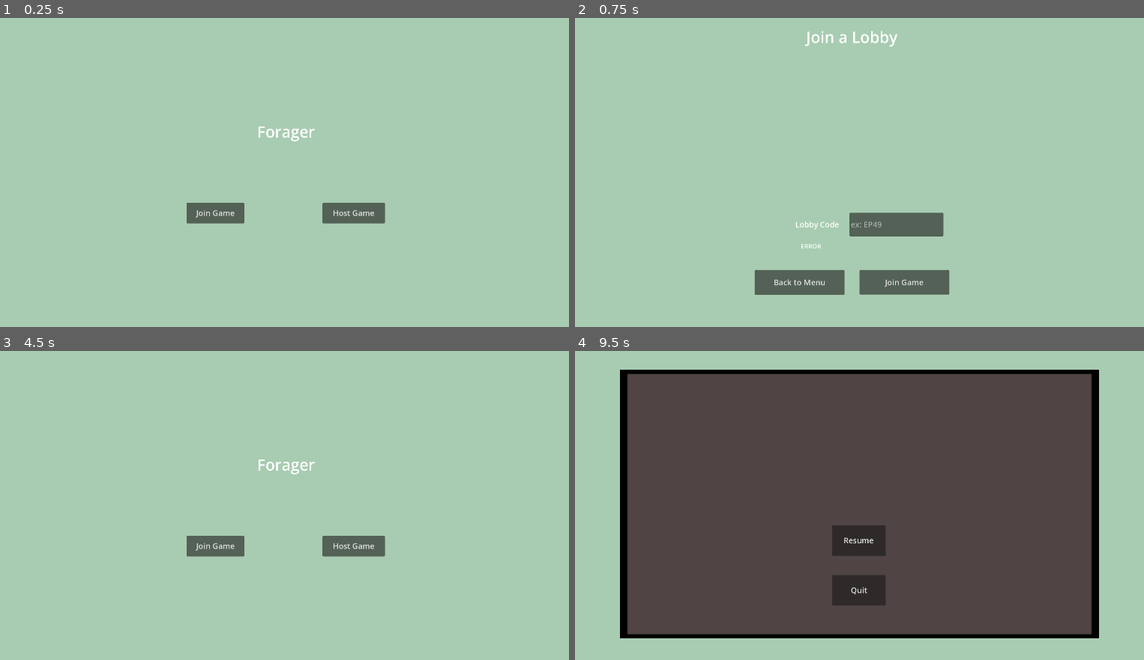
Above: before the commit, frames 1-4 (two rows, left to right).
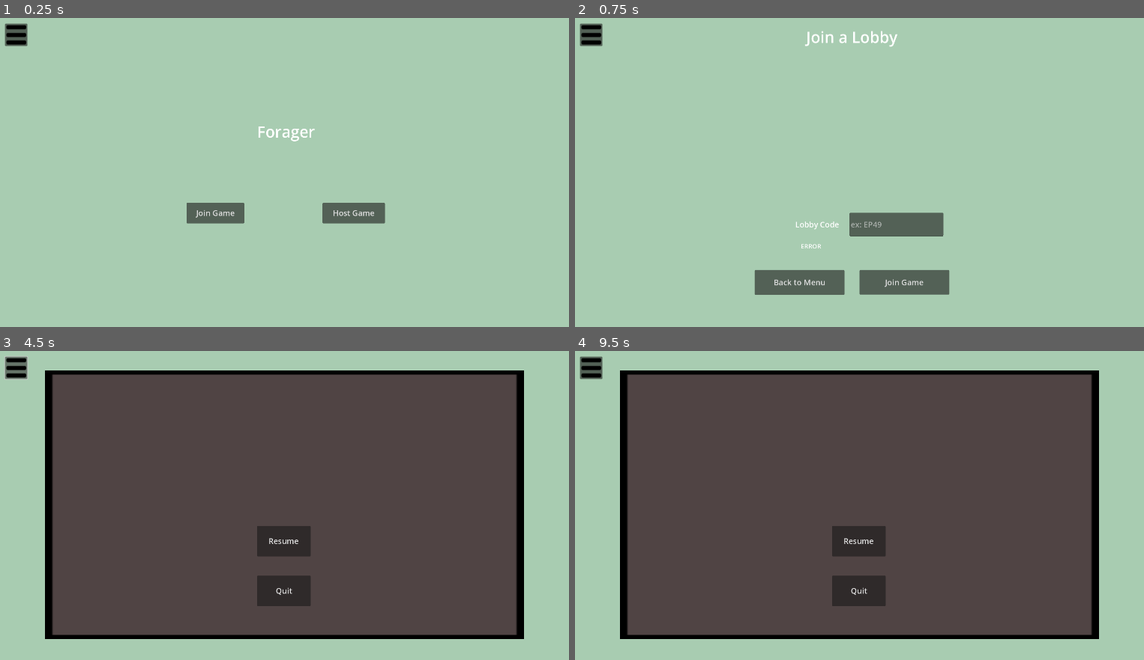
Above: after the commit, the same moments.

Repository: Collyz/Foragers
Game: Godot game, scene res://menu.tscn
The game is run twice, just before and just after one commit, with the same random seed, the same clock (stepped at 60 frames per second) and the same inputs.
Inputs (mouse positions are in pixels of both pictures, inside the frame that each line leads up to):
- Up to frame 1 (0.25 s): no input
- Up to frame 2 (0.75 s): click "Join Game" at 0.5 s
- Up to frame 3 (4.5 s): click (318, 558) at 1.27 s; type "12" at 1.35 s; click "Back to Menu" at 2 s; click "Host Game" at 2.75 s; click "Back to Menu" at 3.5 s; click (17, 366) at 4.27 s
- Up to frame 4 (9.5 s): click (859, 542) at 5 s, where only the run after the commit has a clickable "Resume"; tap Enter at 5.75, 7.25, 8.75 s; move the mouse to (990, 486) at 5.77 s; press the mouse at (990, 486) at 5.78 s; release the mouse at (990, 486) at 6.5 s; tap Space at 6.5, 8 s; drag from (740, 520) to (831, 573) at 6.52 s; move the mouse to (922, 431) at 7.27 s; tap Mouse wheel up (mouse_wheel_up) at 7.35 s; click (922, 431) at 7.42 s; drag from (831, 573) to (677, 452) at 8.02 s; move the mouse to (1041, 554) at 8.77 s; tap Mouse wheel down (mouse_wheel_down) at 8.85 s; click (1041, 554) at 8.92 s; tap Escape (settings_hotkey) at 9.4 s

The runs differ from the first frame. In frame 1, 0.3% of the frame differs, in the area x 0-5%, y 1-10%; in frame 2, 0.3%; in frame 3, 73%, in the area x 0-93%, y 1-94%; in frame 4, 1.6%.

Commit message:
Added settings button png, moved settings functionality to scene

Diff:
--- a/foragers/game_scene.gd
+++ b/foragers/game_scene.gd
@@ -15,22 +15,9 @@
 
 func _ready():
 	screen_size = get_viewport().get_visible_rect().size
-	print(screen_size)
 	board_size = board_camera.get_viewport().get_visible_rect().size
 
 func _input(event):
-	if Input.is_action_just_pressed("settings_hotkey"):
-		var hasControlNode = get_node_or_null("SettingsControl")
-		if hasControlNode == null:
-			add_child(settings_menu)
-			settings_menu.position = Vector2(screen_size.x/2, screen_size.y/2)
-		else:
-			if settings_menu.get_node_or_null("QuitConfirmationControl"):
-				settings_menu.remove_quit_confirmation()
-			else:
-				remove_child(settings_menu)
-
-
 	if event is InputEventMouseButton and event.button_index == MOUSE_BUTTON_LEFT:
 		if Input.is_action_pressed("left_click") and event.pressed:
 			dragging = true
--- a/foragers/game_scene.tscn
+++ b/foragers/game_scene.tscn
@@ -1,7 +1,8 @@
-[gd_scene load_steps=3 format=3 uid="uid://dgw63hsybqj3u"]
+[gd_scene load_steps=4 format=3 uid="uid://dgw63hsybqj3u"]
 
 [ext_resource type="Script" uid="uid://clrvk7x6lxtiw" path="res://game_scene.gd" id="1_v1wow"]
 [ext_resource type="Texture2D" uid="uid://bk44nnxqotsdn" path="res://icon.svg" id="2_po0ka"]
+[ext_resource type="PackedScene" uid="uid://dnimkygvmidpk" path="res://settings_visual_button.tscn" id="3_v1wow"]
 
 [node name="Game" type="Control"]
 layout_mode = 3
@@ -166,3 +167,9 @@
 rotation_smoothing_enabled = true
 editor_draw_limits = true
 editor_draw_drag_margin = true
+
+[node name="SettingsVisualButton" parent="." instance=ExtResource("3_v1wow")]
+offset_left = 64.0
+offset_top = 64.0
+offset_right = 64.0
+offset_bottom = 64.0
--- a/foragers/hosting_lobby.gd
+++ b/foragers/hosting_lobby.gd
@@ -7,15 +7,7 @@
 	pass
 
 func _input(event):
-	if Input.is_action_just_pressed("settings_hotkey"):
-		var hasControlNode = get_node_or_null("SettingsControl")
-		if hasControlNode == null:
-			add_child(settings_menu)
-		else:
-			if settings_menu.get_node_or_null("QuitConfirmationControl"):
-				settings_menu.remove_quit_confirmation()
-			else:
-				remove_child(settings_menu)
+	pass
 
 func _on_back_button_pressed():
 	get_tree().change_scene_to_file("res://menu.tscn")
--- a/foragers/hosting_lobby.tscn
+++ b/foragers/hosting_lobby.tscn
@@ -1,7 +1,8 @@
-[gd_scene load_steps=3 format=3 uid="uid://b0qh1oihkbn2d"]
+[gd_scene load_steps=4 format=3 uid="uid://b0qh1oihkbn2d"]
 
 [ext_resource type="Script" uid="uid://cp244mq2mbom3" path="res://hosting_lobby.gd" id="1_dxggo"]
 [ext_resource type="Texture2D" uid="uid://g4aju6pdd8rn" path="res://solid_sage.png" id="2_dxggo"]
+[ext_resource type="PackedScene" uid="uid://dnimkygvmidpk" path="res://settings_visual_button.tscn" id="3_fwojp"]
 
 [node name="Control" type="Control"]
 layout_mode = 3
@@ -74,5 +75,11 @@
 horizontal_alignment = 1
 vertical_alignment = 1
 
+[node name="SettingsVisualButton" parent="." instance=ExtResource("3_fwojp")]
+offset_left = 64.0
+offset_top = 64.0
+offset_right = 64.0
+offset_bottom = 64.0
+
 [connection signal="pressed" from="BackButton" to="." method="_on_back_button_pressed"]
 [connection signal="pressed" from="StartButton" to="." method="_on_start_button_pressed"]
--- a/foragers/join_lobby.gd
+++ b/foragers/join_lobby.gd
@@ -7,15 +7,7 @@
 	pass
 
 func _input(event):
-	if Input.is_action_just_pressed("settings_hotkey"):
-		var hasControlNode = get_node_or_null("SettingsControl")
-		if hasControlNode == null:
-			add_child(settings_menu)
-		else:
-			if settings_menu.get_node_or_null("QuitConfirmationControl"):
-				settings_menu.remove_quit_confirmation()
-			else:
-				remove_child(settings_menu)
+	pass
 
 func _on_back_button_pressed():
 	get_tree().change_scene_to_file("res://menu.tscn")
--- a/foragers/join_lobby.tscn
+++ b/foragers/join_lobby.tscn
@@ -1,7 +1,8 @@
-[gd_scene load_steps=3 format=3 uid="uid://cgdclt2mrdqri"]
+[gd_scene load_steps=4 format=3 uid="uid://cgdclt2mrdqri"]
 
 [ext_resource type="Script" uid="uid://b03ijfqdfa5ns" path="res://join_lobby.gd" id="1_au8ga"]
 [ext_resource type="Texture2D" uid="uid://g4aju6pdd8rn" path="res://solid_sage.png" id="2_au8ga"]
+[ext_resource type="PackedScene" uid="uid://dnimkygvmidpk" path="res://settings_visual_button.tscn" id="3_pe8al"]
 
 [node name="Control" type="Control"]
 layout_mode = 3
@@ -87,4 +88,10 @@
 theme_override_font_sizes/font_size = 25
 text = "Join Game"
 
+[node name="SettingsVisualButton" parent="." instance=ExtResource("3_pe8al")]
+offset_left = 64.0
+offset_top = 64.0
+offset_right = 64.0
+offset_bottom = 64.0
+
 [connection signal="pressed" from="BackButton" to="." method="_on_back_button_pressed"]
--- a/foragers/menu.gd
+++ b/foragers/menu.gd
@@ -11,15 +11,7 @@
 	pass
 
 func _input(event):
-	if Input.is_action_just_pressed("settings_hotkey"):
-		var hasControlNode = get_node_or_null("SettingsControl")
-		if hasControlNode == null:
-			add_child(settings_menu)
-		else:
-			if settings_menu.get_node_or_null("QuitConfirmationControl"):
-				settings_menu.remove_quit_confirmation()
-			else:
-				remove_child(settings_menu)
+	pass
 
 func _on_join_game_button_pressed():
 	get_tree().change_scene_to_file("res://join_lobby.tscn")
--- a/foragers/menu.tscn
+++ b/foragers/menu.tscn
@@ -1,7 +1,8 @@
-[gd_scene load_steps=3 format=3 uid="uid://blns2xj1e3qiw"]
+[gd_scene load_steps=4 format=3 uid="uid://blns2xj1e3qiw"]
 
 [ext_resource type="Script" uid="uid://do4vkfixbgxqe" path="res://menu.gd" id="1_lti8b"]
 [ext_resource type="Texture2D" uid="uid://g4aju6pdd8rn" path="res://solid_sage.png" id="2_ouk20"]
+[ext_resource type="PackedScene" uid="uid://dnimkygvmidpk" path="res://settings_visual_button.tscn" id="3_mae5d"]
 
 [node name="Menu" type="Control"]
 layout_mode = 3
@@ -58,5 +59,11 @@
 theme_override_font_sizes/font_size = 50
 text = "Forager"
 
+[node name="SettingsVisualButton" parent="." instance=ExtResource("3_mae5d")]
+offset_left = 64.0
+offset_top = 64.0
+offset_right = 64.0
+offset_bottom = 64.0
+
 [connection signal="pressed" from="JoinGameButton" to="." method="_on_join_game_button_pressed"]
 [connection signal="pressed" from="HostGameButton" to="." method="_on_host_game_button_pressed"]
--- /dev/null
+++ b/foragers/settings_visual_button.gd
@@ -0,0 +1,23 @@
+extends Control
+@onready var settings_menu = preload("res://settings_menu.tscn").instantiate()
+var screen_size = Vector2(0, 0)
+
+func _ready():
+	screen_size = get_viewport().get_visible_rect().size
+
+func _input(event):
+	if Input.is_action_just_pressed("settings_hotkey"):
+		_on_settings_button_pressed()
+
+
+func _on_settings_button_pressed():
+	var parent_node = get_parent()
+	var hasControlNode = parent_node.get_node_or_null("SettingsControl")
+	if hasControlNode == null:
+		get_parent().add_child(settings_menu)
+		settings_menu.position = Vector2(screen_size.x/2, screen_size.y/2)
+	else:
+		if settings_menu.get_node_or_null("QuitConfirmationControl"):
+			settings_menu.remove_quit_confirmation()
+		else:
+			parent_node.remove_child(settings_menu)
--- /dev/null
+++ b/foragers/settings_visual_button.tscn
@@ -0,0 +1,17 @@
+[gd_scene load_steps=3 format=3 uid="uid://dnimkygvmidpk"]
+
+[ext_resource type="Texture2D" uid="uid://cwh4asj5a0xfv" path="res://settings_icon.png" id="1_ftaps"]
+[ext_resource type="Script" uid="uid://c53ue711vrbqu" path="res://settings_visual_button.gd" id="1_vrex2"]
+
+[node name="SettingsVisualButton" type="Control"]
+layout_mode = 3
+anchors_preset = 0
+script = ExtResource("1_vrex2")
+
+[node name="SettingsButton" type="Button" parent="."]
+layout_mode = 0
+offset_right = 8.0
+offset_bottom = 8.0
+icon = ExtResource("1_ftaps")
+
+[connection signal="pressed" from="SettingsButton" to="." method="_on_settings_button_pressed"]
Binary file added: foragers/settings_icon.png
Not shown, added: foragers/settings_icon.png.import
Not shown, added: foragers/settings_visual_button.gd.uid
